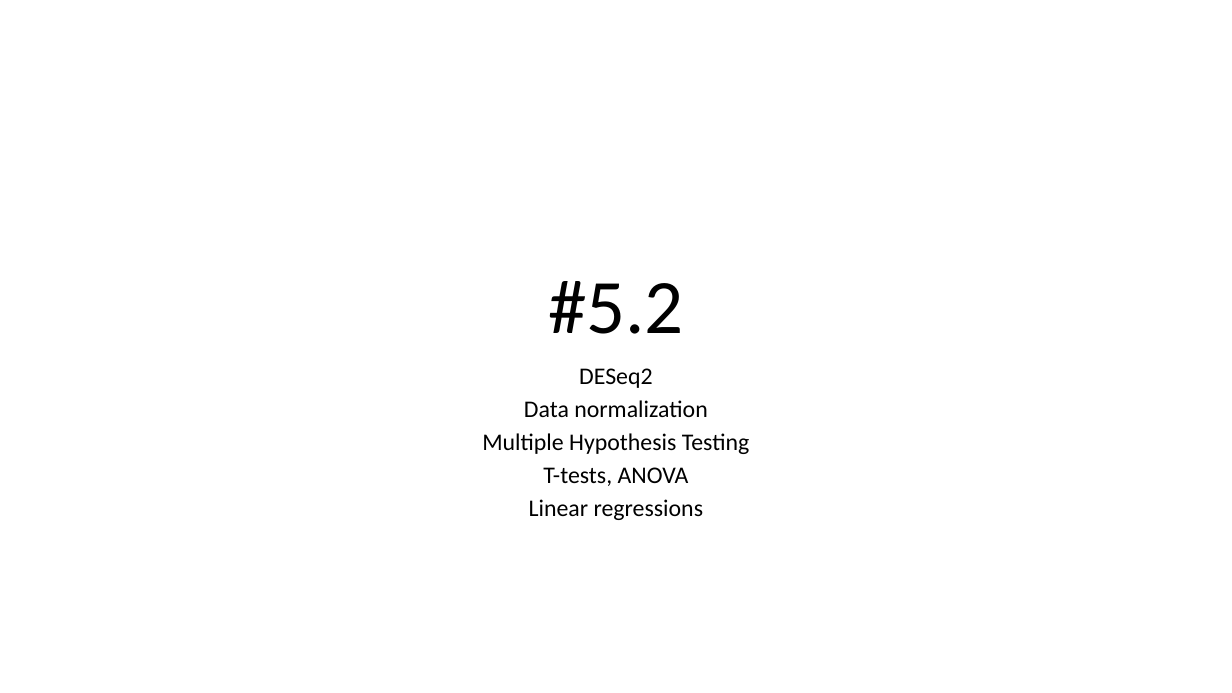
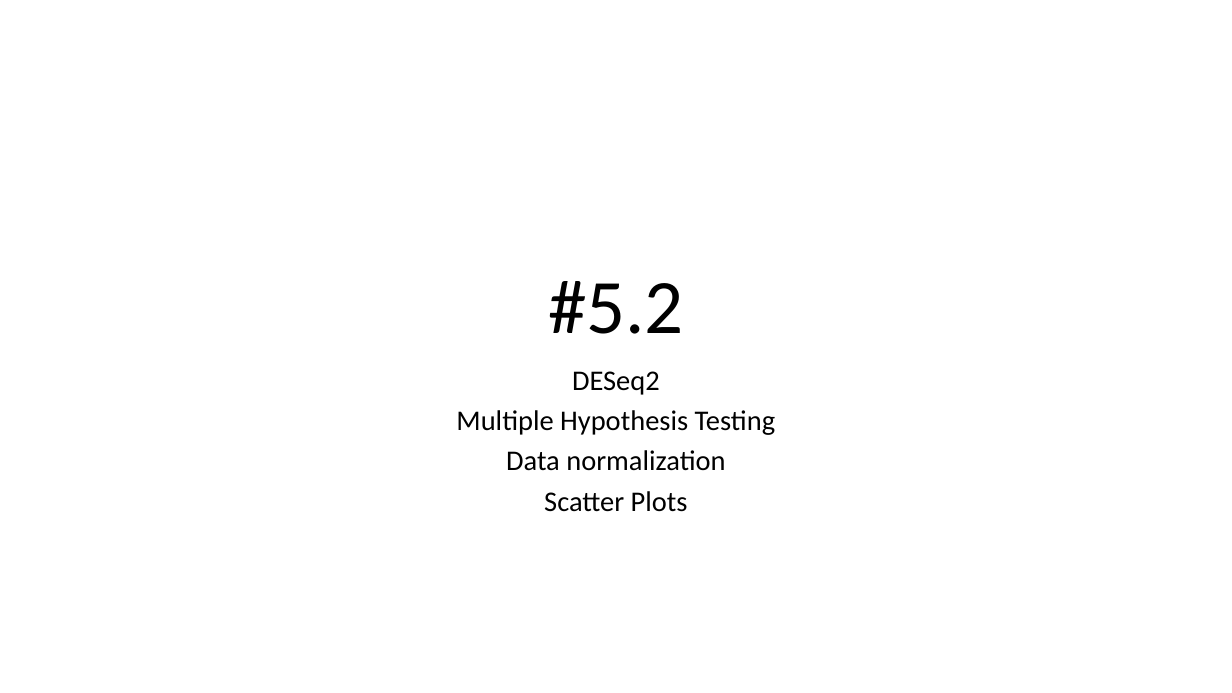
Before and after one commit to j-berg/bioinformatics-bootcamp, a slide deck: slide 2 of class_5_2/class_5_2.pptx (slide 1 before the commit). Drawn at 1232x693 pixels with LibreOffice and Linux fonts; fonts in the diff are those of the drawing. Boxes give left, top, right and bottom in pixels: in the first picture for what was removed or moved away, otherwise in the second. Text is boxed around its words. In the diff, an @@ line names an element or a change of style, - is before the commit and + after.

```diff
--- a/class_5_2/class_5_2.pptx
+++ b/class_5_2/class_5_2.pptx
@@ subtitle at (506, 371, 725, 471): size 18.6 to 22.2 pt in "DESeq2", "Data normalization"; line spacing 0.7 to 0.8 @@
@@ subtitle at (456, 410, 776, 435): paragraph added @@
+Multiple Hypothesis Testing
@@ subtitle at (544, 491, 688, 512): text changed; size 18.6 to 22.2 pt @@
-Multiple Hypothesis Testing
-T-tests, ANOVA
-Linear regressions
+Scatter Plots
```
Also in this commit, not shown: 13 slides added, 7 other files.
